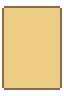
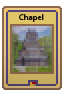
Two versions of the same layered image (64x96). Layer-by-layer changes:
added group "Group 15" with 62 layers above "Layer 0" over (2, 7, 62, 90)
showed group "Group 7" (16 layers), moved it into group "Group 15" over (6, 10, 58, 86)
showed group "Group 2" (2 layers) over (12, 14, 52, 72)
moved "playingCardflipped" into group "Group 15", painted on it over (2, 7, 62, 90)
